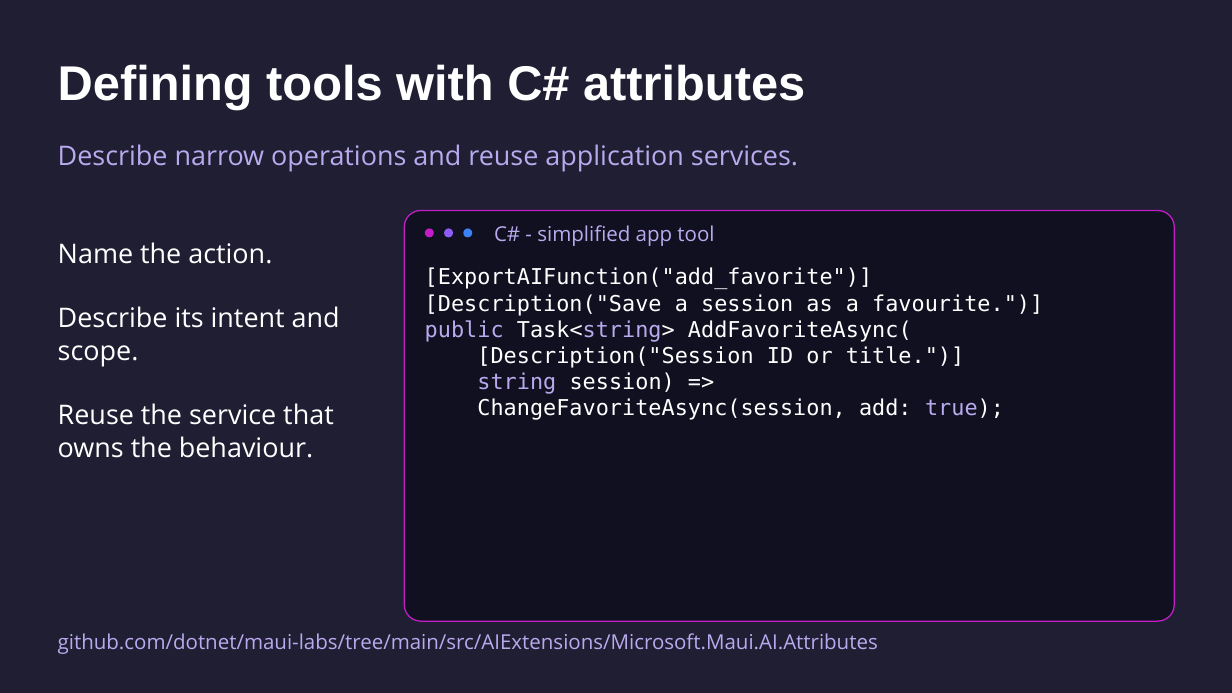
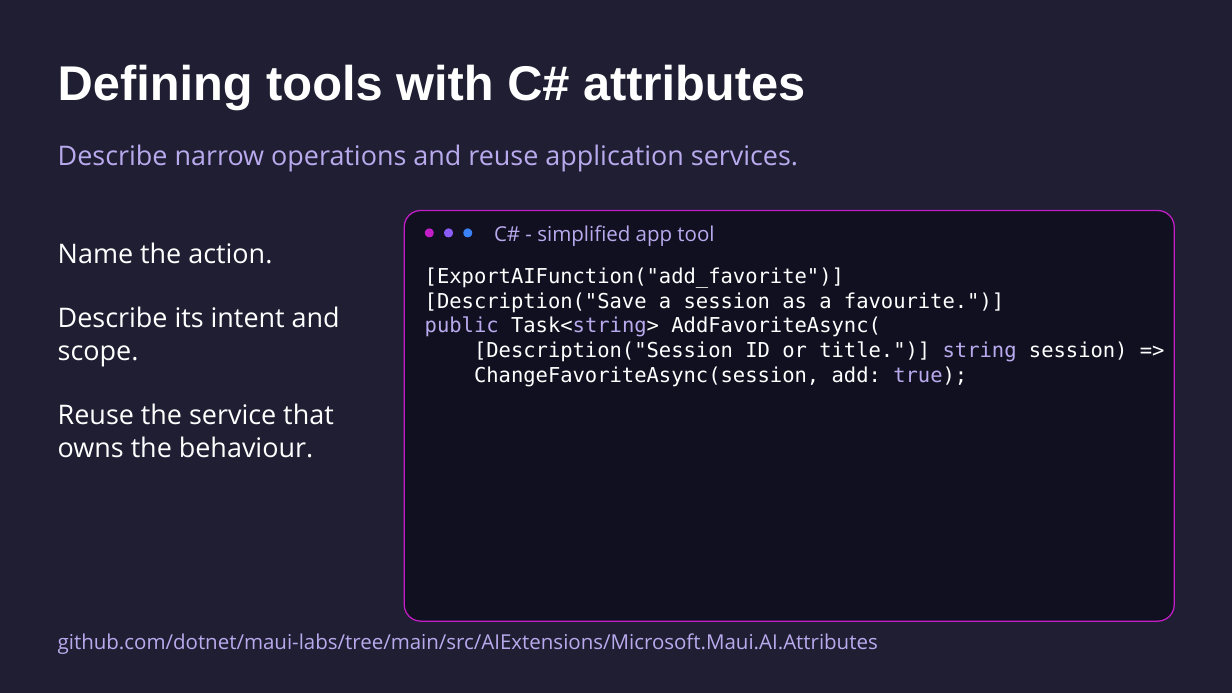
Before and after one commit to mattleibow/dotnetconf2026, a slide deck: slide 24 of slides.pptx. Drawn at 1232x693 pixels with LibreOffice and Linux fonts; fonts in the diff are those of the drawing. Boxes give left, top, right and bottom in pixels: in the first picture for what was removed or moved away, otherwise in the second. Text is boxed around its words. In the diff, an @@ line names an element or a change of style, - is before the commit and + after.

```diff
--- a/slides.pptx
+++ b/slides.pptx
@@ text at <box>425,267,1004,387</box>: size 17 to 16 pt in "[ExportAIFunction("add_favorite")]", "[Description("Save a session as a favourite.")]", "public Task<string> AddFavoriteAsync(", "ChangeFavoriteAsync(session, add: true);" @@
@@ text at <box>474,341,1128,362</box>: text changed; size 17 to 16 pt @@
-[Description("Session ID or title.")]
-string session) =>
+[Description("Session ID or title.")] string session) =>
```
Also in this commit, not shown: 14 other slides changed.
